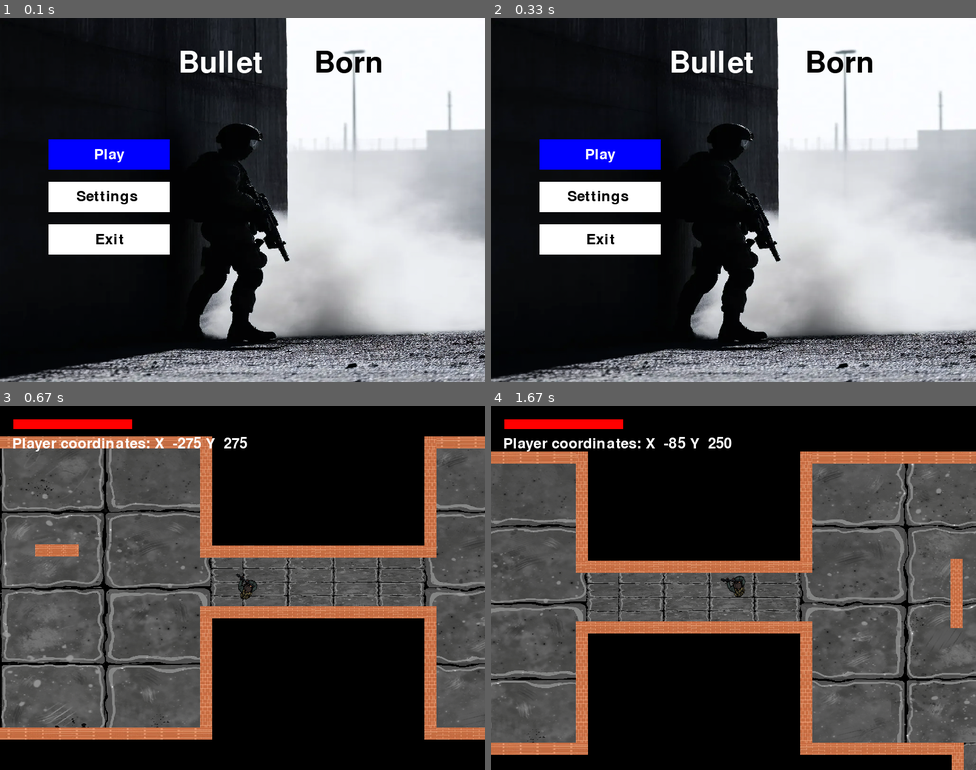
Above: before the commit, frames 1-4 (two rows, left to right).
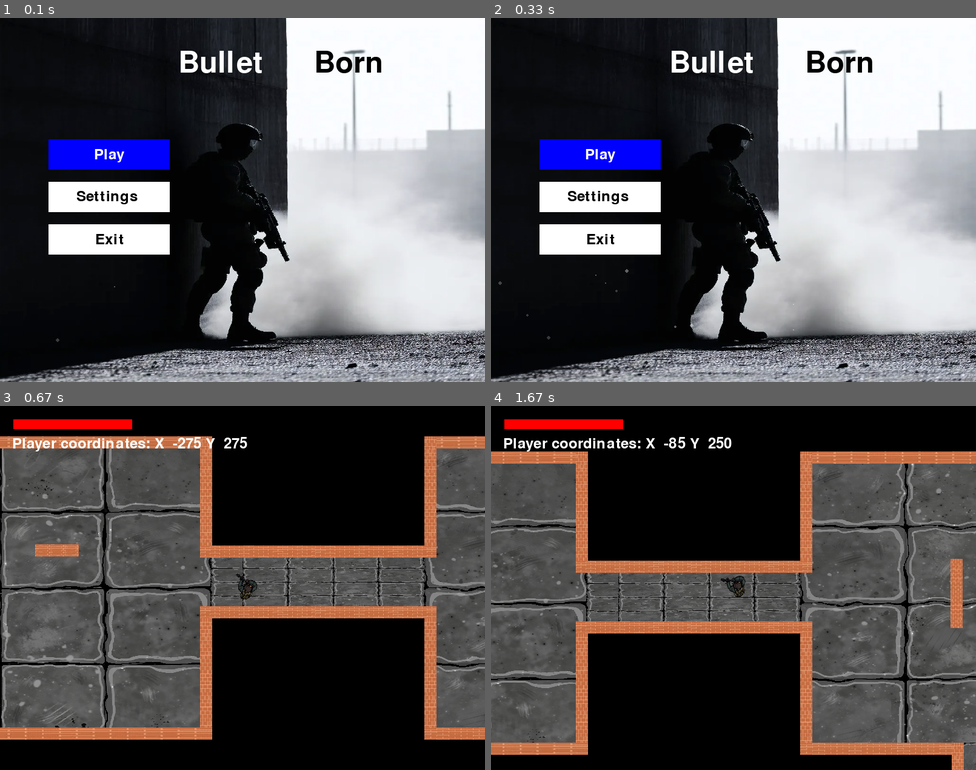
Above: after the commit, the same moments.

Repository: ML642/Pygame-Project
Game: pygame game, started from Maingame.py
Two runs of this game, one before a commit and one after it. Both use one fixed random seed, a clock stepped at 60 frames per second and the inputs below.
Inputs (mouse positions are in pixels of both pictures, inside the frame that each line leads up to):
- Up to frame 1 (0.1 s): no input
- Up to frame 2 (0.33 s): no input
- Up to frame 3 (0.67 s): tap Enter at 0.33 s
- Up to frame 4 (1.67 s): hold Right 0.67-1.13 s; move the mouse to (583, 533) at 0.7 s; hold Up 1.17-1.47 s; move the mouse to (791, 620) at 1.2 s; hold Right from 1.5 s (still down); move the mouse to (558, 577) at 1.53 s

The runs differ from the first frame. In frame 1, less than 0.1% of the frame differs, in the area x 11-24%, y 73-98%; in frame 2, less than 0.1%, in the area x 1-82%, y 69-99%; in frame 3, nothing differs; in frame 4, nothing differs.

Commit message:
particles effect on the main menu

Diff:
--- a/Maingame.py
+++ b/Maingame.py
@@ -5,7 +5,7 @@
 from enemy import Enemy
 from camera import Camera
 from room_generation import generate_room , Wall ,  Gate , Floor ,Floor_Hallway , Room
-from UI_components import draw_health_bar , Menu_option
+from UI_components import draw_health_bar , Menu_option , DustParticle
 from stopmenu import pause_menu , draw_button , draw_slider
 
 
@@ -87,7 +87,7 @@
 spawn_delay = 5000
 last_spawn_time = 0
 
-
+paused = False
 running = False
 stop = False
 Main_Menu = True
@@ -105,8 +105,11 @@
 Options = [Option1, Option2, Option3]
 active = 0
 Options[active].toogle()
+dust_particles = []
 
 while Main_Menu :
+    screen.blit(background, (0, 0))
+
     for event in pygame.event.get():
         if event.type == pygame.QUIT:
             pygame.quit()
@@ -125,6 +128,21 @@
         if keys[pygame.K_DOWN]:
             active += 1
 
+    if random.random() < 0.75:  # adjust spawn rate
+        x = random.randint(0, 800)
+        y = random.randint(400, 600)  # near bottom
+        dust_particles.append(DustParticle(x, y))
+
+
+
+    for particle in dust_particles:
+        particle.update()
+        particle.draw(screen)
+
+    # Remove dead particles
+    dust_particles = [p for p in dust_particles if not p.is_dead()]
+
+
     if active < 0:
         active = len(Options) - 1
     if active >= len(Options):
@@ -143,7 +161,7 @@
 
 
 
-    screen.blit(background, (0, 0))
+
     screen.blit(tittle, (screen_width // 2 - tittle.get_width() // 2 - 30 , 50))
     screen.blit(tittle2, (screen_width // 2 - tittle.get_width() // 2 + 180, 50))
 
@@ -174,7 +192,7 @@
 pygame.mouse.set_visible(True)
 while running:
     #print(enemies_counter)
-    if stop == False:
+        screen.fill(BLACK)
         for event in pygame.event.get():
             if event.type == pygame.QUIT:
                 running = False
@@ -233,7 +251,7 @@
         camera.update(player)
 
 
-        screen.fill(BLACK)
+
         mouse_world_x = pygame.mouse.get_pos()[0] - camera.camera.x
         mouse_world_y = pygame.mouse.get_pos()[1] - camera.camera.y
         dx = mouse_world_x - player.rect.centerx
@@ -295,7 +313,7 @@
         if player.health <= 1:
             pygame.quit()
 
-    pygame.display.flip()
-    clock.tick(60)
+        pygame.display.flip()
+        clock.tick(60)
 
 pygame.quit()
--- a/UI_components.py
+++ b/UI_components.py
@@ -1,4 +1,6 @@
 import pygame
+import random
+
 
 BLACK = (0, 0, 0)
 RED = (255, 0, 0)
@@ -49,3 +51,31 @@
          else :
              self.active = True
              self.image.fill(self.hover_color)
+
+class DustParticle:
+    def __init__(self, x, y):
+        self.x = x
+        self.y = y
+        self.radius = random.randint(1, 3)
+        self.speed_y = random.uniform(-0.2, -0.5)
+        self.alpha = random.randint(50, 100)
+        self.lifetime = random.randint(100, 200)
+        self.surface = pygame.Surface((self.radius * 4, self.radius * 4), pygame.SRCALPHA)
+
+    def update(self):
+        self.y += self.speed_y
+        self.alpha -= 0.2
+        self.lifetime -= 1
+
+    def draw(self, screen):
+        self.surface.fill((0, 0, 0, 0))  # Clear the surface with full transparency
+        pygame.draw.circle(
+            self.surface,
+            (255, 255, 255, max(0, int(self.alpha))),
+            (self.surface.get_width() // 2, self.surface.get_height() // 2),
+            self.radius
+        )
+        screen.blit(self.surface, (self.x, self.y))
+
+    def is_dead(self):
+        return self.lifetime <= 0 or self.alpha <= 0
--- a/stopmenu.py
+++ b/stopmenu.py
@@ -1,6 +1,5 @@
 import pygame
 import os
-
 pygame.init()
 screen = pygame.display.set_mode((800, 600))
 pygame.display.set_caption("Pause Menu Test")
@@ -50,10 +49,13 @@
     return volume
 
 def pause_menu():
-    global paused, running
-
+    global paused
+    paused= True
+    global running
+    print("Paused")
     while paused:
-        screen.fill(BLUE)
+        print("In pause menu")
+        screen.fill(BLACK)
         title = font.render("PAUSED", True, WHITE)
         screen.blit(title, (330, 100))
 
@@ -64,6 +66,7 @@
         if draw_button("Quit", 300, 270, 200, 50, RED, (255, 100, 100)):
             if confirm_quit():
                 running = False
+                pygame.quit()
                 paused = False
 
         # Volume slider
@@ -82,6 +85,7 @@
 
 def confirm_quit():
     while True:
+
         screen.fill(BLACK)
         message = font.render("Quit Game?", True, WHITE)
         screen.blit(message, (300, 200))
@@ -97,8 +101,8 @@
             if event.type == pygame.QUIT:
                 return True
 
-#Main game loop
-clock = pygame.time.Clock()
+# #Main game loop
+# clock = pygame.time.Clock()
 
 # while running:
 #     screen.fill((30, 30, 30))
